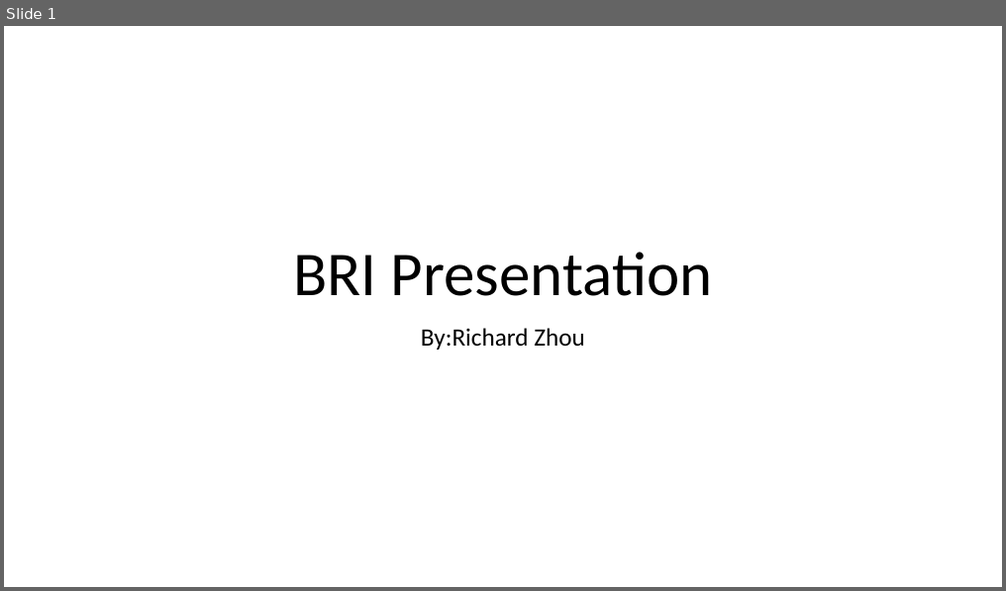
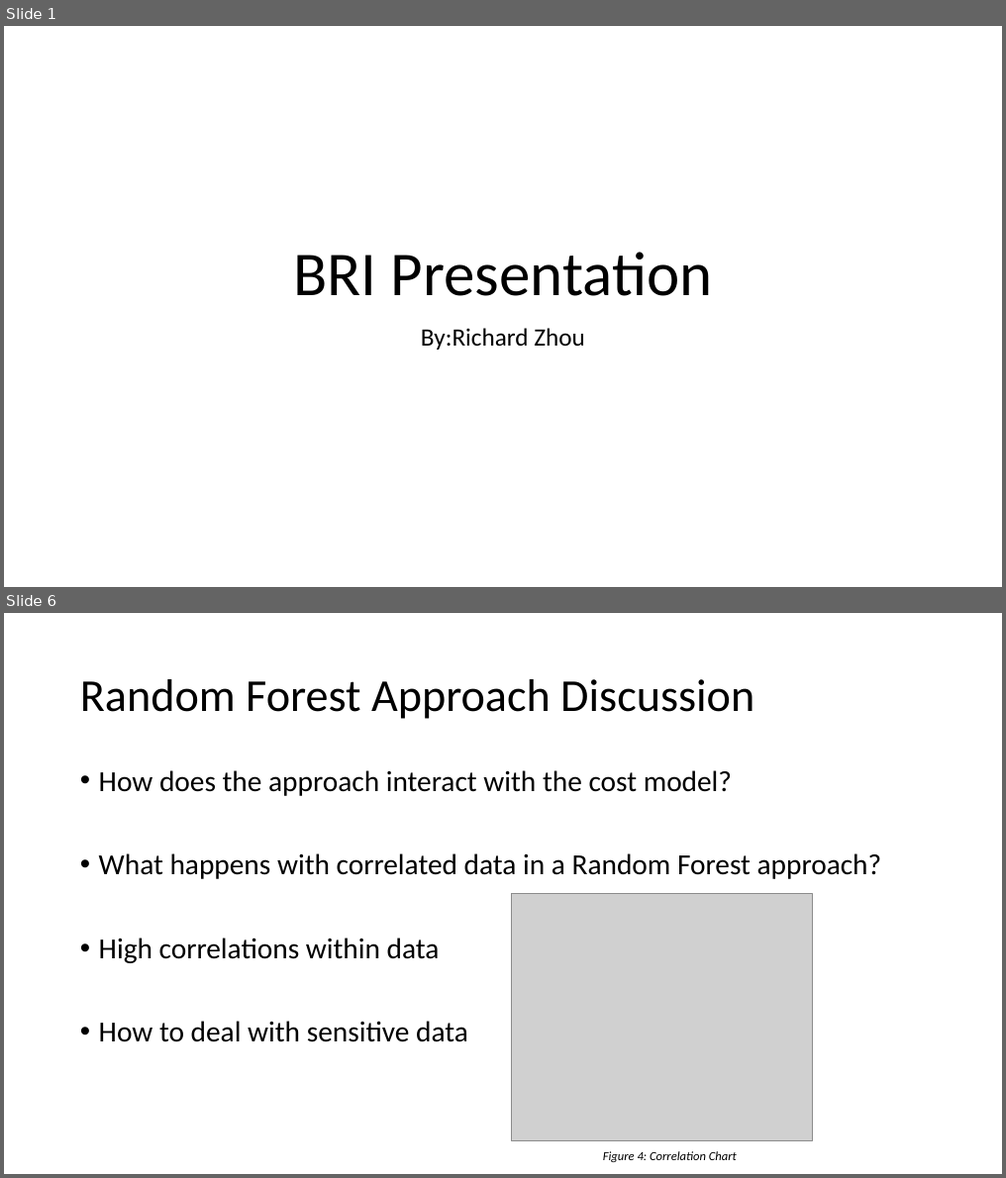
Before and after one commit to zhourichard19/CSE5243, a slide deck: Homework3/Homework3.pptx. Shown one above the other, each under a label of ours: slide 1 before the commit, slides 1 and 6 after it; the slides between them are not shown. The pictures are 1006x591 and 1006x1178 pixels, drawn with LibreOffice and Linux fonts; fonts in the diff are those of the drawing; grey boxes stand for pictures. Boxes give left, top, right and bottom in pixels: in the first picture for what was removed or moved away, otherwise in the second. Text is boxed around its words. In the diff, an @@ line names an element or a change of style, - is before the commit and + after.

```diff
--- a/Homework3/Homework3.pptx
+++ b/Homework3/Homework3.pptx
@@ slide 6 added at (4, 613, 1002, 1174), background #FFFFFF @@
@@ title added at (80, 679, 754, 719), 44 pt, text #000000 @@
+Random Forest Approach Discussion
@@ text added at (99, 770, 882, 1043), 28 pt, text #000000 @@
+• How does the approach interact with the cost model?
+• What happens with correlated data in a Random Forest approach?
+• High correlations within data
+• How to deal with sensitive data
@@ picture added at (512, 894, 813, 1141) @@
@@ text added at (603, 1152, 737, 1162), 12 pt, text #000000, italic @@
+Figure 4: Correlation Chart
```
Also in this commit, not shown: 4 slides changed, 8 other slides added, 5 slides removed.
